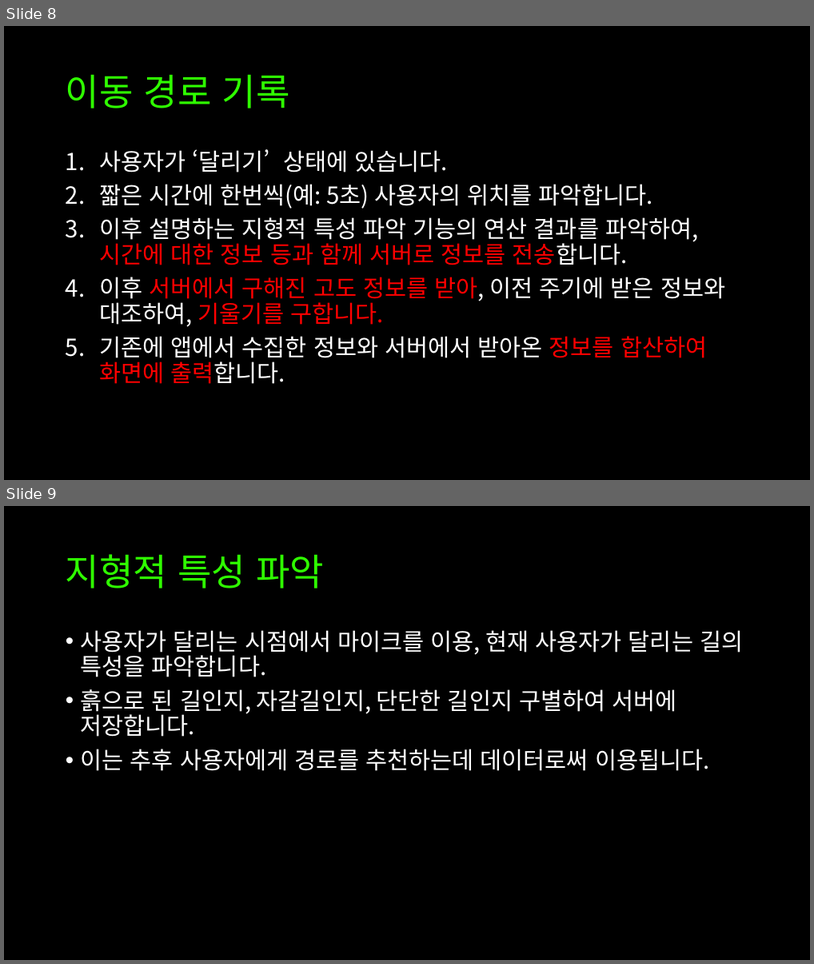
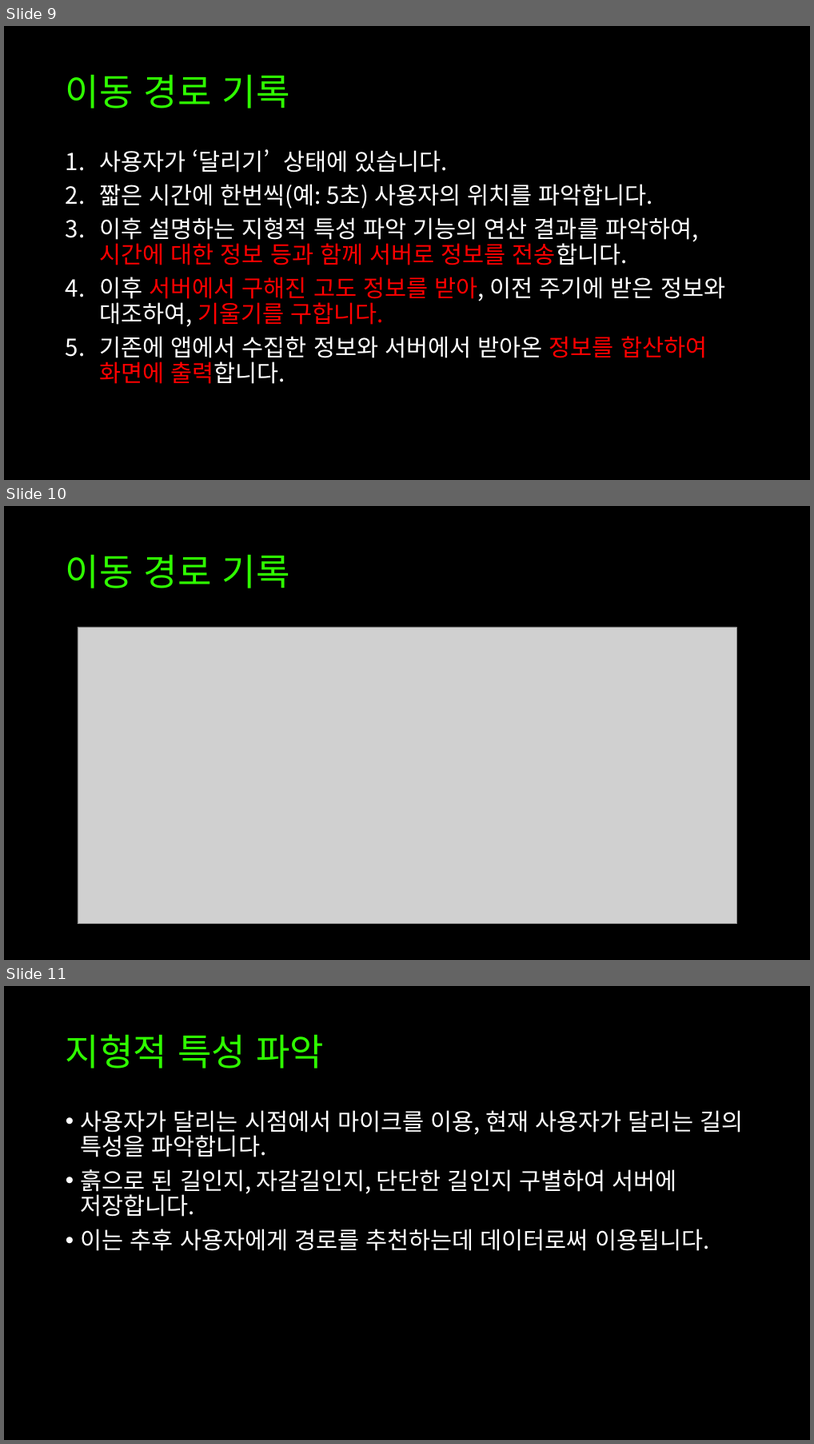
Before and after one commit to pram11/cbnu_opensourceproj, a slide deck: 03_4주차 과제/오픈소스전문프로젝트_Report#02-1_10조.pptx. Shown one above the other, each under a label of ours: slides 8 and 9 before the commit, slides 9, 10 and 11 after it. The pictures are 814x964 and 814x1444 pixels, drawn with LibreOffice and Linux fonts; fonts in the diff are those of the drawing; grey boxes stand for pictures. Boxes give left, top, right and bottom in pixels: in the first picture for what was removed or moved away, otherwise in the second. Text is boxed around its words. In the diff, an @@ line names an element or a change of style, - is before the commit and + after.

```diff
--- a/03_4주차 과제/오픈소스전문프로젝트_Report#02-1_10조.pptx
+++ b/03_4주차 과제/오픈소스전문프로젝트_Report#02-1_10조.pptx
@@ slide 10 added at (x1=4, y1=506, x2=810, y2=960), background #000000 @@
@@ title added at (x1=66, y1=554, x2=290, y2=588), 44 pt, text #2FFF00 @@
+이동 경로 기록
@@ picture added at (x1=78, y1=627, x2=738, y2=924) @@
@@ what was slide 8 is now slide 9 @@
@@ what was slide 9 is now slide 11 @@
```
Also in this commit, not shown: 3 other slides added.
